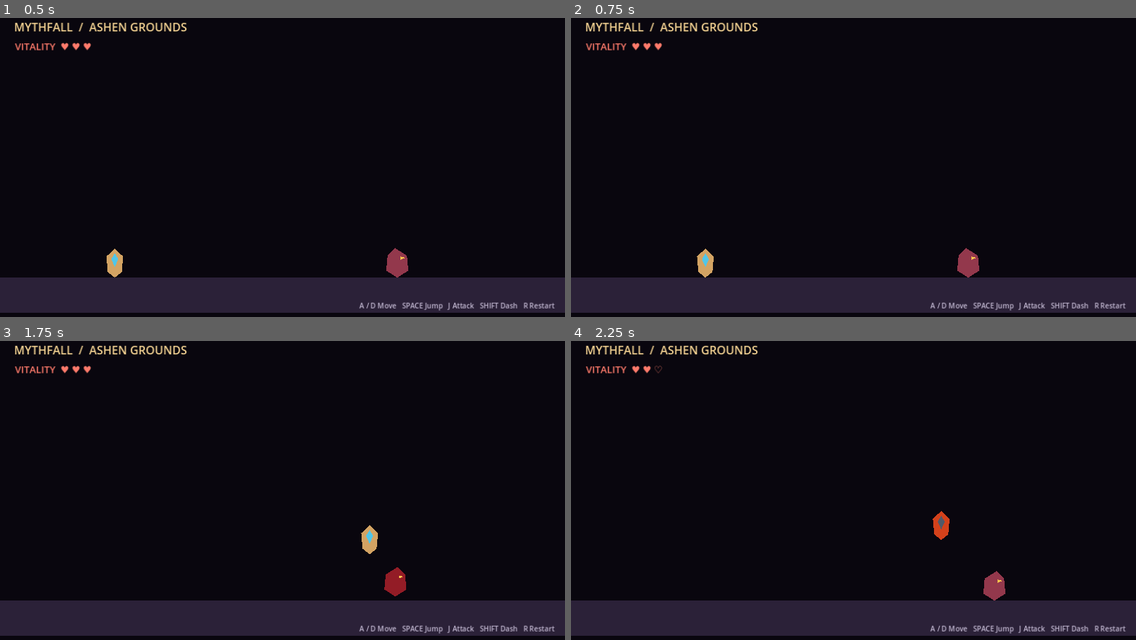
Above: before the commit, frames 1-4 (two rows, left to right).
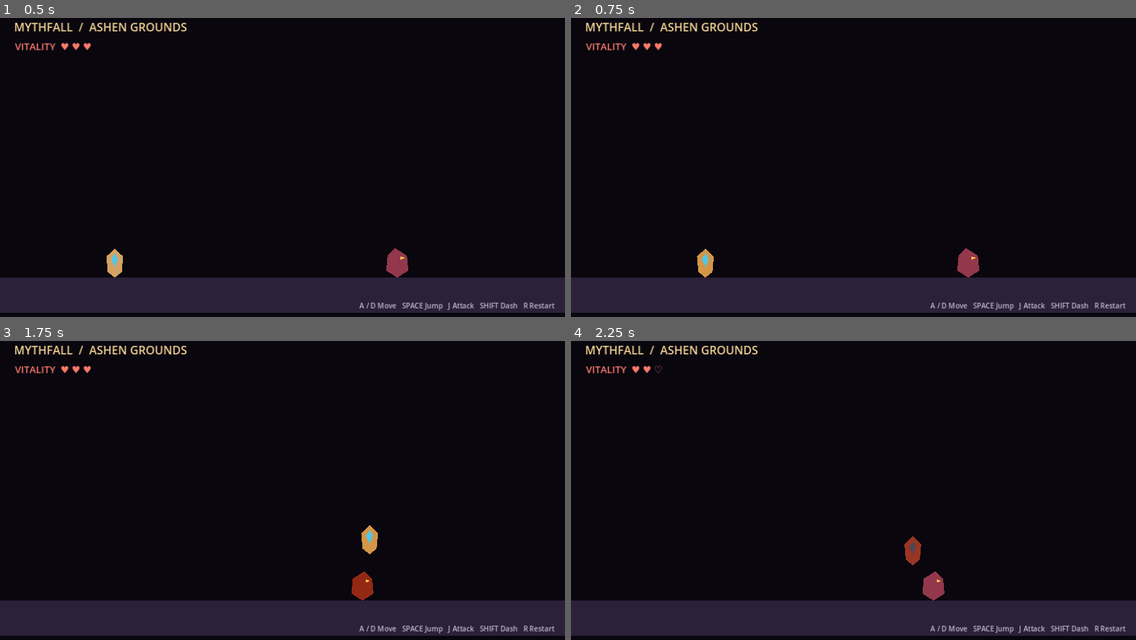
Above: after the commit, the same moments.

Repository: uzayr1001/Mythfall
Game: Godot game, scene res://scenes/arena.tscn
Two runs of this game, one before a commit and one after it. Both use one fixed random seed, a clock stepped at 60 frames per second and the inputs below.
Inputs:
- Up to frame 1 (0.5 s): no input
- Up to frame 2 (0.75 s): tap Enter at 0.5 s; hold D (move_right) from 0.53 s (still down); tap J (attack) at 0.6 s
- Up to frame 3 (1.75 s): keep holding D (move_right); tap Space (jump) at 0.77, 1.52 s; tap Shift (dash) at 0.8, 1.35 s; tap J (attack) at 1.55 s
- Up to frame 4 (2.25 s): release D (move_right) at 2.03 s; hold A (move_left) from 2.03 s (still down); tap J (attack) at 2.1 s

Frame 1 is identical in both runs. In frame 2, 0.2% of the frame differs, in the area x 22-26%, y 77-87%; in frame 3, 0.7%; in frame 4, 1.0%, in the area x 59-77%, y 56-87%.

Commit message:
Build three-stage sword combo and dash invulnerability

Diff:
--- a/scripts/player.gd
+++ b/scripts/player.gd
@@ -11,24 +11,29 @@
 const DASH_SPEED := 900.0
 const DASH_TIME := 0.16
 const DASH_COOLDOWN := 0.62
-const ATTACK_COOLDOWN := 0.28
 const MAX_HEALTH := 3
+const COMBO_WINDOW := 0.72
+const COMBO_DAMAGE := [1, 1, 2]
+const COMBO_KNOCKBACK := [470.0, 560.0, 760.0]
 
 var health := MAX_HEALTH
 var facing := 1
 var jumps_left := 2
 var dash_timer := 0.0
 var dash_cooldown := 0.0
-var attack_cooldown := 0.0
+var combo_timer := 0.0
+var combo_step := 0
 var attacking := false
 var invulnerable := false
 var dead := false
+var hit_targets: Array[Node2D] = []
 
 @onready var body_visual: Polygon2D = $Body
 @onready var attack_area: Area2D = $AttackArea
 
 func _ready() -> void:
 	attack_area.body_entered.connect(_on_attack_area_body_entered)
+	attack_area.monitoring = false
 	health_changed.emit(health, MAX_HEALTH)
 
 func _physics_process(delta: float) -> void:
@@ -38,7 +43,9 @@
 		return
 
 	dash_cooldown = maxf(0.0, dash_cooldown - delta)
-	attack_cooldown = maxf(0.0, attack_cooldown - delta)
+	combo_timer = maxf(0.0, combo_timer - delta)
+	if combo_timer <= 0.0 and not attacking:
+		combo_step = 0
 	if is_on_floor():
 		jumps_left = 2
 
@@ -54,35 +61,60 @@
 	if Input.is_action_just_pressed("dash") and dash_cooldown <= 0.0:
 		dash_timer = DASH_TIME
 		dash_cooldown = DASH_COOLDOWN
+		invulnerable = true
 		velocity = Vector2(facing * DASH_SPEED, 0.0)
 
 	if dash_timer > 0.0:
 		dash_timer = maxf(0.0, dash_timer - delta)
 		velocity.x = facing * DASH_SPEED
+		if dash_timer <= 0.0:
+			invulnerable = false
 	else:
 		var acceleration := GROUND_ACCEL if is_on_floor() else AIR_ACCEL
 		velocity.x = move_toward(velocity.x, direction * SPEED, acceleration * delta)
 		if not is_on_floor():
 			velocity.y += GRAVITY * delta
 
-	if Input.is_action_just_pressed("attack") and attack_cooldown <= 0.0 and not attacking:
-		_attack()
+	if Input.is_action_just_pressed("attack") and not attacking:
+		_start_attack()
 
 	move_and_slide()
 
-func _attack() -> void:
+func _start_attack() -> void:
+	if combo_timer <= 0.0:
+		combo_step = 0
+	var step := combo_step
+	combo_step = (combo_step + 1) % 3
+	combo_timer = COMBO_WINDOW
 	attacking = true
-	attack_cooldown = ATTACK_COOLDOWN
-	attack_area.position.x = 42.0 * facing
+	hit_targets.clear()
+	attack_area.position.x = 46.0 * facing
+	attack_area.position.y = -34.0
+	body_visual.modulate = [Color(1.0, 0.92, 0.72), Color(0.72, 0.94, 1.0), Color(1.0, 0.62, 0.42)][step]
+	_spawn_slash(step)
+	await get_tree().create_timer(0.075).timeout
+	if not is_instance_valid(self):
+		return
 	attack_area.monitoring = true
-	body_visual.modulate = Color(1.0, 0.88, 0.62, 1.0)
-	await get_tree().create_timer(0.13).timeout
+	await get_tree().create_timer(0.105).timeout
 	if not is_instance_valid(self):
 		return
 	attack_area.monitoring = false
 	attacking = false
 	if not invulnerable and not dead:
 		body_visual.modulate = Color.WHITE
+
+func _spawn_slash(step: int) -> void:
+	var slash := Polygon2D.new()
+	slash.polygon = PackedVector2Array([-8, -10, 22, -42, 82, -50, 48, -18, 78, 0, 24, -4])
+	slash.color = [Color(1.0, 0.78, 0.42, 0.9), Color(0.55, 0.88, 1.0, 0.9), Color(1.0, 0.42, 0.22, 0.95)][step]
+	slash.position = Vector2(14.0 * facing, -34.0)
+	slash.scale.x = facing
+	add_child(slash)
+	var tween := create_tween()
+	tween.tween_property(slash, "modulate:a", 0.0, 0.18)
+	tween.parallel().tween_property(slash, "scale", Vector2(1.25 * facing, 1.25), 0.18)
+	tween.tween_callback(slash.queue_free)
 
 func take_damage(amount: int, knockback: Vector2) -> void:
 	if invulnerable or dead:
@@ -91,7 +123,7 @@
 	health_changed.emit(health, MAX_HEALTH)
 	velocity = knockback
 	invulnerable = true
-	modulate = Color(1.0, 0.45, 0.45, 1.0)
+	modulate = Color(1.0, 0.35, 0.35, 1.0)
 	await get_tree().create_timer(0.72).timeout
 	if not is_instance_valid(self):
 		return
@@ -102,5 +134,8 @@
 		player_died.emit()
 
 func _on_attack_area_body_entered(target: Node2D) -> void:
+	if target in hit_targets:
+		return
 	if target.is_in_group("enemy") and target.has_method("take_hit"):
-		target.take_hit(1, Vector2(facing * 470.0, -180.0))
+		hit_targets.append(target)
+		target.take_hit(COMBO_DAMAGE[(combo_step + 2) % 3], Vector2(facing * COMBO_KNOCKBACK[(combo_step + 2) % 3], -180.0))
